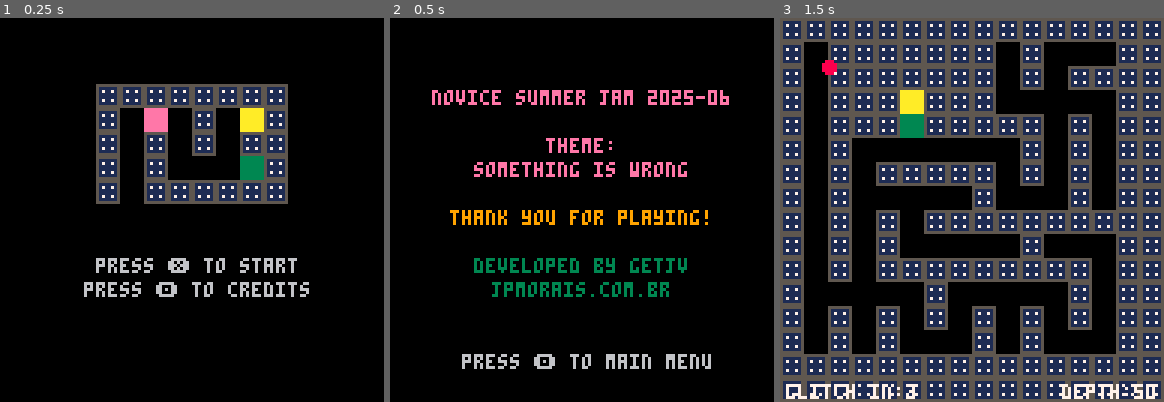
Above: before the commit, frames 1-3 (left to right).
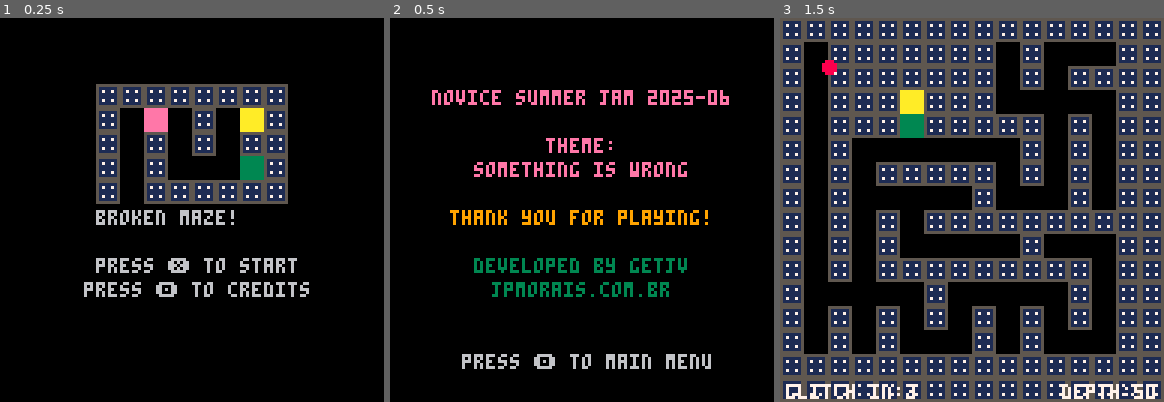
Above: after the commit, the same moments.

Repository: getJv/novice_summer_jam
Game: PICO-8 cartridge s_broken.p8
Same seed, same stepped clock (60 frames per second), same inputs: the game is played once before the commit and once after it.
Inputs:
- Up to frame 1 (0.25 s): no input
- Up to frame 2 (0.5 s): tap O (Z key) at 0.33 s
- Up to frame 3 (1.5 s): tap O (Z key) at 0.7, 1.43 s; tap X (X key) at 1.07 s

The runs differ from the first frame. In frame 1, 0.7% of the frame differs, in the area x 25-61%, y 50-54%; in frame 2, nothing differs; in frame 3, nothing differs.

Commit message:
fix: Add color to text ui

Diff:
--- a/menu_scene.lua
+++ b/menu_scene.lua
@@ -63,6 +63,6 @@
     draw_maze(maze_menu_logo,offset_x,offset_y)
     --
     offset_y = screen_height / 2 -- 50% of height
-    print("broken maze!",offset_x,offset_y)
+    print("broken maze!",offset_x,offset_y,6)
 
 end
